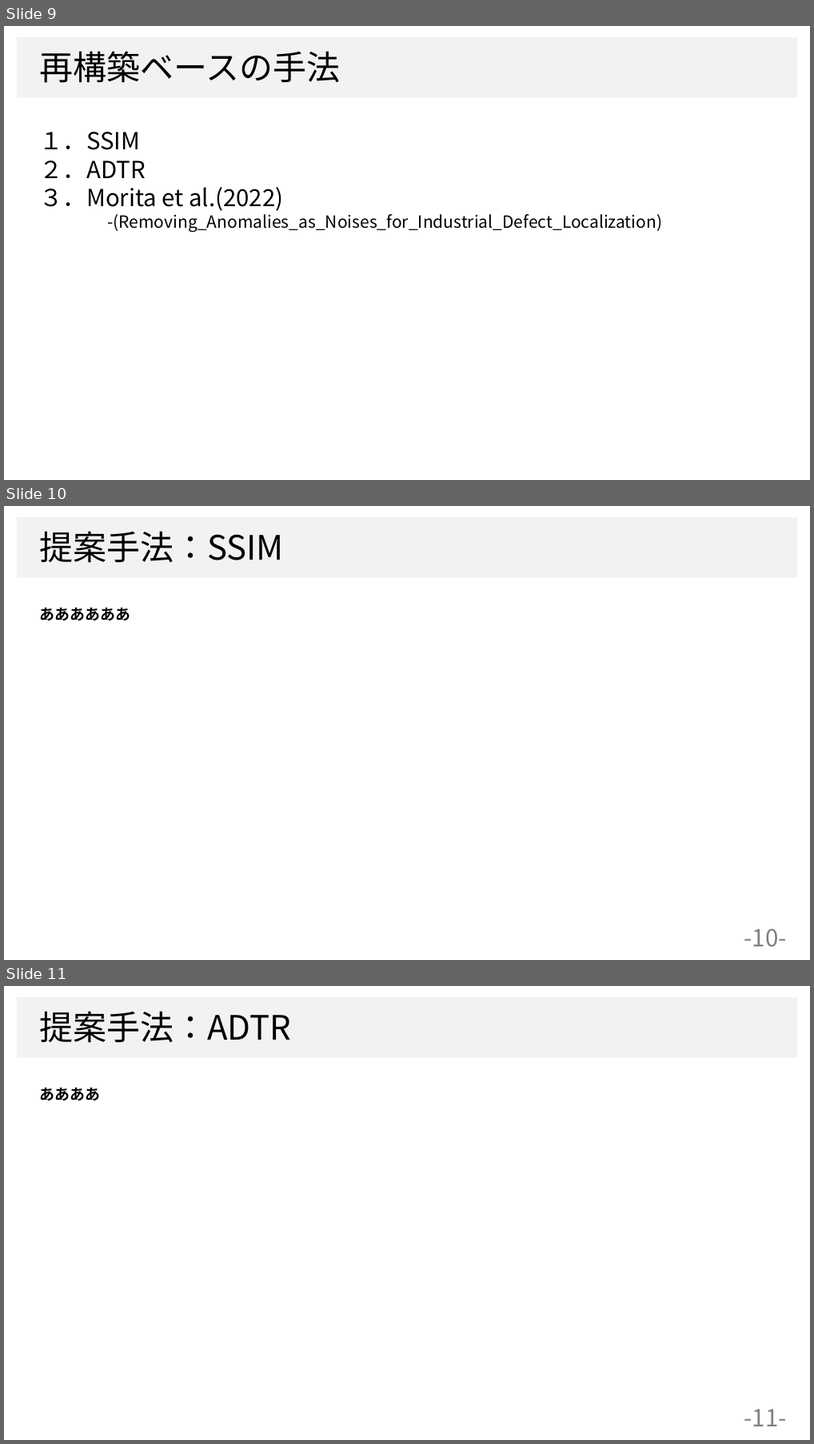
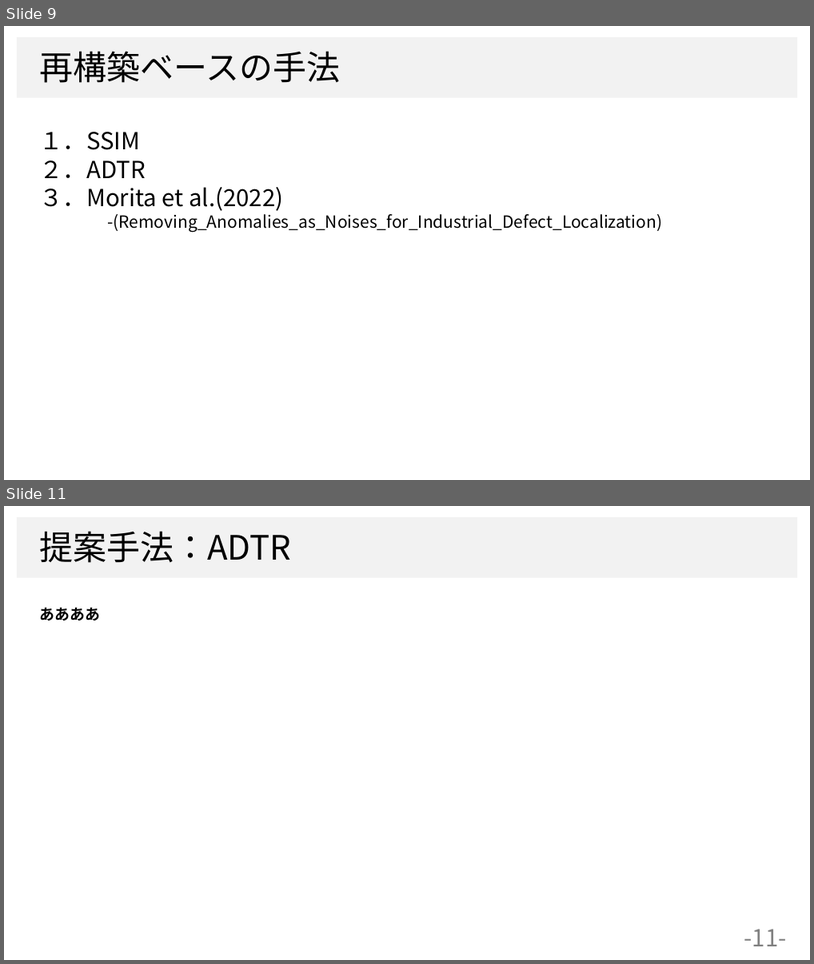
Before and after one commit to dhia-github/haselab-all, a slide deck: 発表資料/B4_上坂大樹_サーベイ大会資料.pptx. Shown one above the other, each under a label of ours: slides 9, 10 and 11 before the commit, slides 9 and 11 after it; the slides between them are not shown. The pictures are 814x1444 and 814x964 pixels, drawn with LibreOffice and Linux fonts; fonts in the diff are those of the drawing; background and template pictures are left out. Boxes give left, top, right and bottom in pixels: in the first picture for what was removed or moved away, otherwise in the second. Text is boxed around its words. In the diff, an @@ line names an element or a change of style, - is before the commit and + after.

```diff
--- a/発表資料/B4_上坂大樹_サーベイ大会資料.pptx
+++ b/発表資料/B4_上坂大樹_サーベイ大会資料.pptx
@@ slide 10 removed at (x1=4, y1=506, x2=810, y2=960), background #FFFFFF; not listed: 1 template element that a slide beside it also shows @@
@@ text removed at (x1=40, y1=531, x2=285, y2=563) @@
-提案手法：SSIM
@@ text removed at (x1=40, y1=607, x2=130, y2=620) @@
-ああああああ
@@ page number removed at (x1=745, y1=928, x2=787, y2=947) @@
--10-
```
Also in this commit, not shown: 4 slides changed, 1 slide added.
